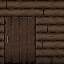
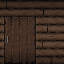
Layer changes from the first 64 × 64 image to the second:
showed "Layer 1 copy" over <box>0,0,64,21</box>
